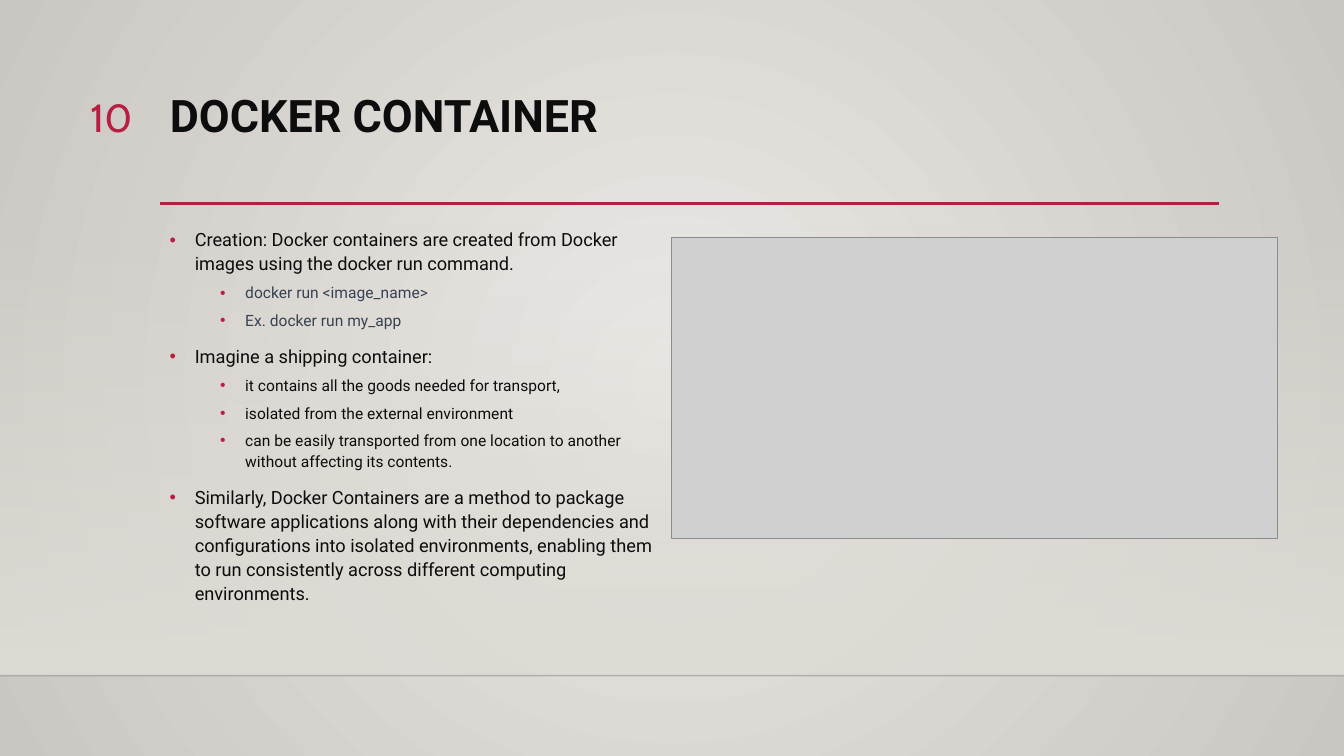
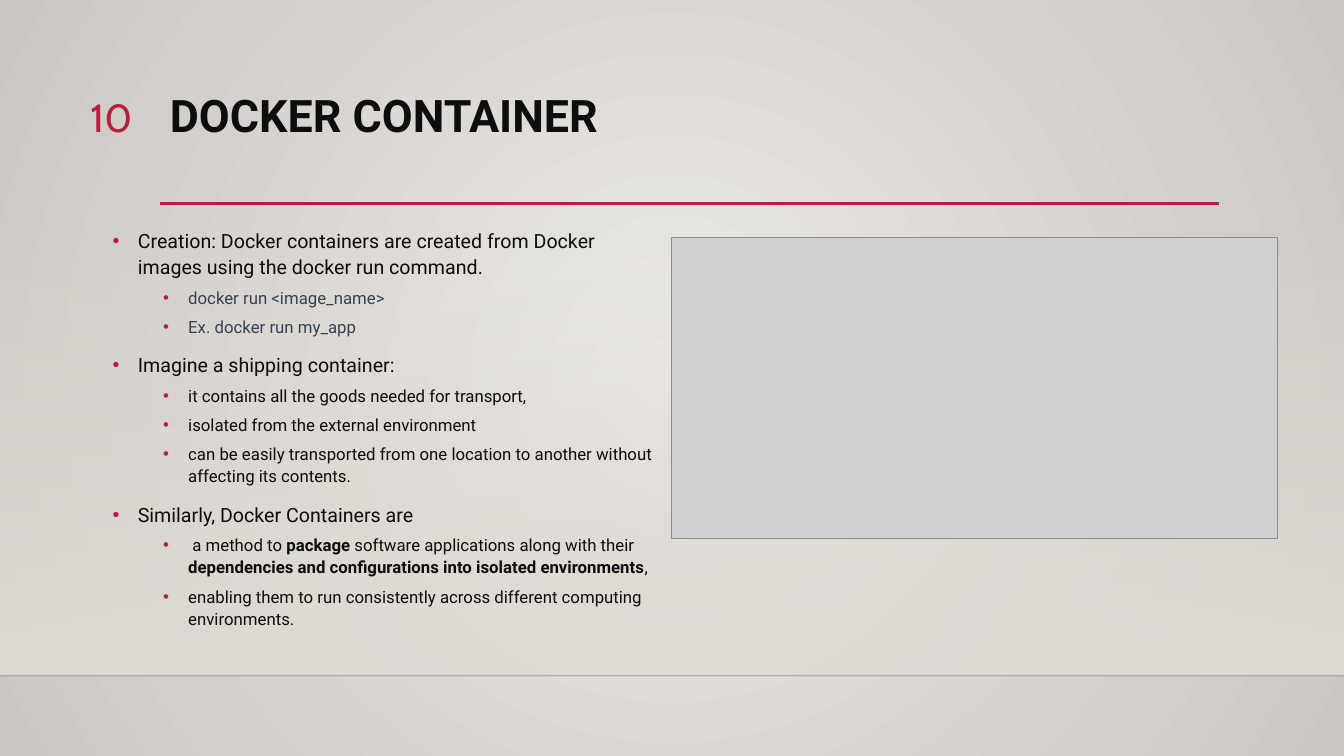
Before and after one commit to ddum-sutd/docker_workshop, a slide deck: slide 10 of Docker_workshop.pptx. Drawn at 1344x756 pixels with LibreOffice and Linux fonts; fonts in the diff are those of the drawing; grey boxes stand for pictures; background and template pictures are left out. Boxes give left, top, right and bottom in pixels: in the first picture for what was removed or moved away, otherwise in the second. Text is boxed around its words. In the diff, an @@ line names an element or a change of style, - is before the commit and + after.

```diff
--- a/Docker_workshop.pptx
+++ b/Docker_workshop.pptx
@@ text "Creation: Docker containers are created ...": place and size @@
-text "Creation: Docker containers are created ..." at [195,232,651,600]
+text "Creation: Docker containers are created ..." at [138,233,652,625]
@@ text at [138,233,652,486]: size 12.9 to 14 pt in "Creation: Docker containers are created from Docker ...", "Imagine a shipping container:"; size 11.1 to 12 pt in "docker run <image_name>", "Ex. docker run my_app", "it contains all the goods needed for ...", "isolated from the external environment" and 1 more places @@
@@ text at [138,507,648,625]: text changed; size 12.9 to 12 pt @@
-• Similarly, Docker Containers are a method to package software applications along with their dependencies and configurations into isolated environments, enabling them to run consistently across different computing environments.
+• Similarly, Docker Containers are
+  • a method to package software applications along with their dependencies and configurations into isolated environments,
+  • enabling them to run consistently across different computing environments.
```
Also in this commit, not shown: 10 other slides changed, 4 other files.
